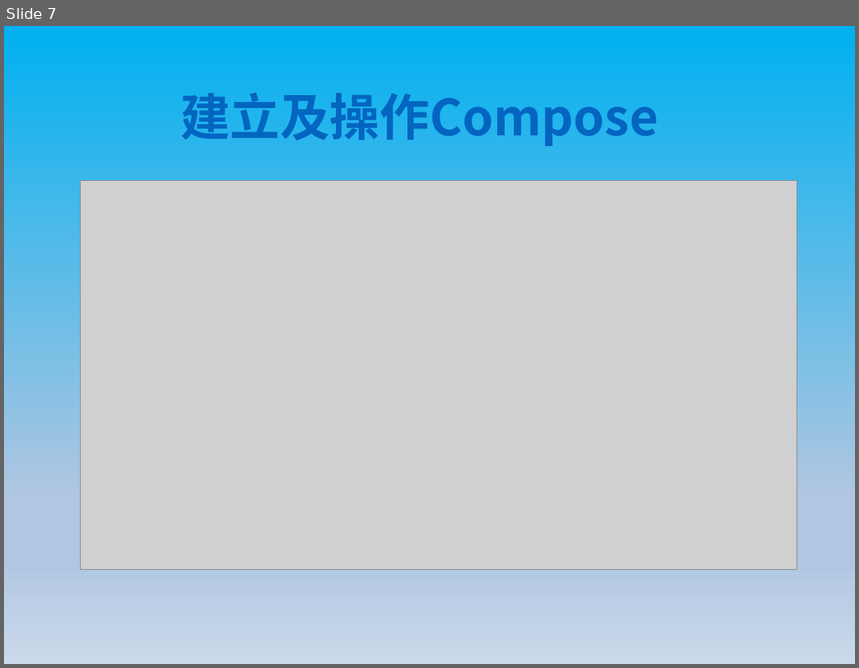
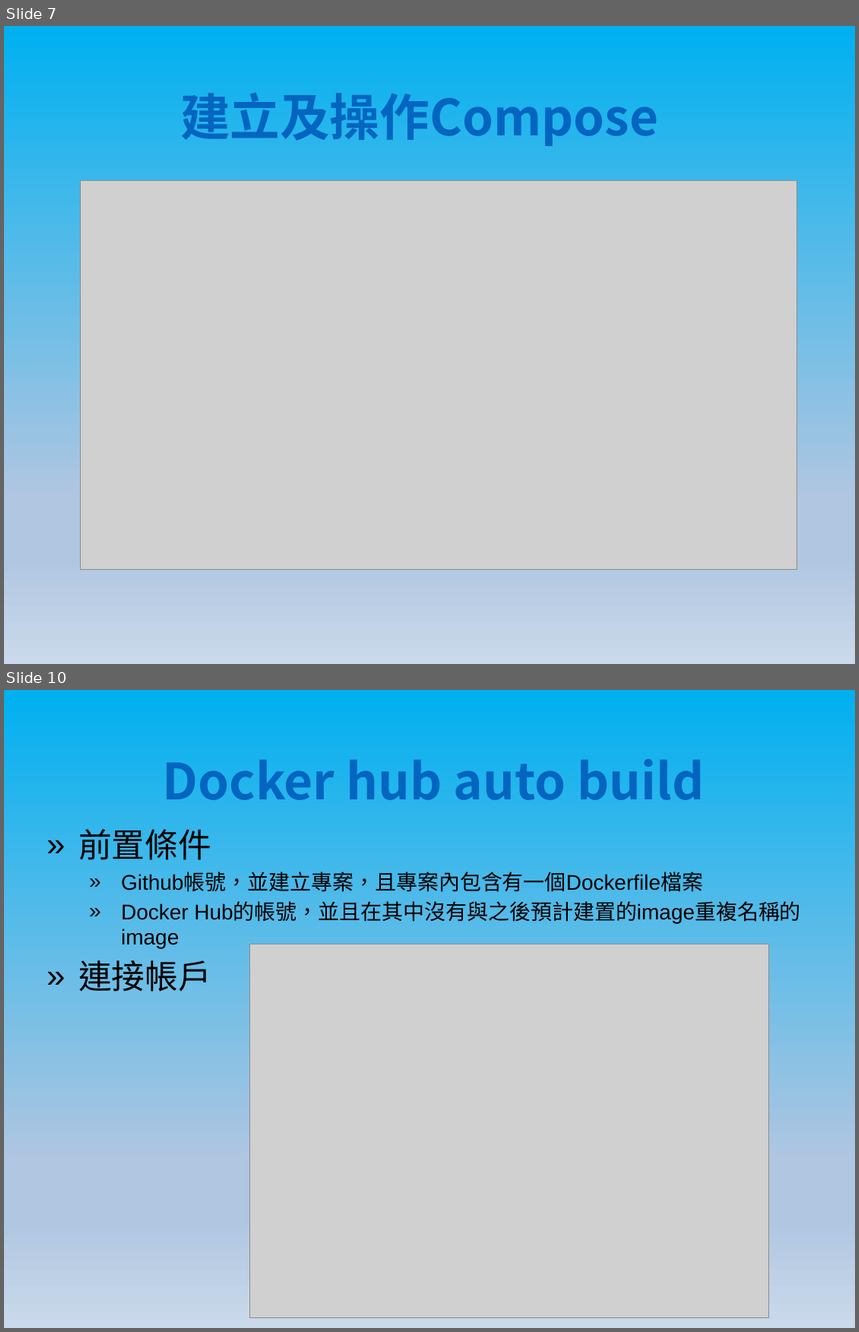
Before and after one commit to shwang1a/DockerDoc, a slide deck: Docker進階.pptx. Shown one above the other, each under a label of ours: slide 7 before the commit, slides 7 and 10 after it; the slides between them are not shown. The pictures are 859x668 and 859x1332 pixels, drawn with LibreOffice and Linux fonts; fonts in the diff are those of the drawing; grey boxes stand for pictures. Boxes give left, top, right and bottom in pixels: in the first picture for what was removed or moved away, otherwise in the second. Text is boxed around its words. In the diff, an @@ line names an element or a change of style, - is before the commit and + after.

```diff
--- a/Docker進階.pptx
+++ b/Docker進階.pptx
@@ slide 10 added at [4,690,855,1328], background gradient #00B0F0 to #B0C6E1 to #CAD9EB @@
@@ text added at [163,759,704,800], 60 pt, text #0365C0, bold @@
+Docker hub auto build
@@ text added at [78,829,800,992], 25.6 pt, text #000000 @@
+  » 前置條件
+    » Github帳號，並建立專案，且專案內包含有一個Dockerfile檔案
+    » Docker Hub的帳號，並且在其中沒有與之後預計建置的image重複名稱的image
+  » 連接帳戶
@@ picture added at [250,945,769,1319] @@
```
Also in this commit, not shown: 1 slide changed, 4 other slides added, 1 slide removed.
